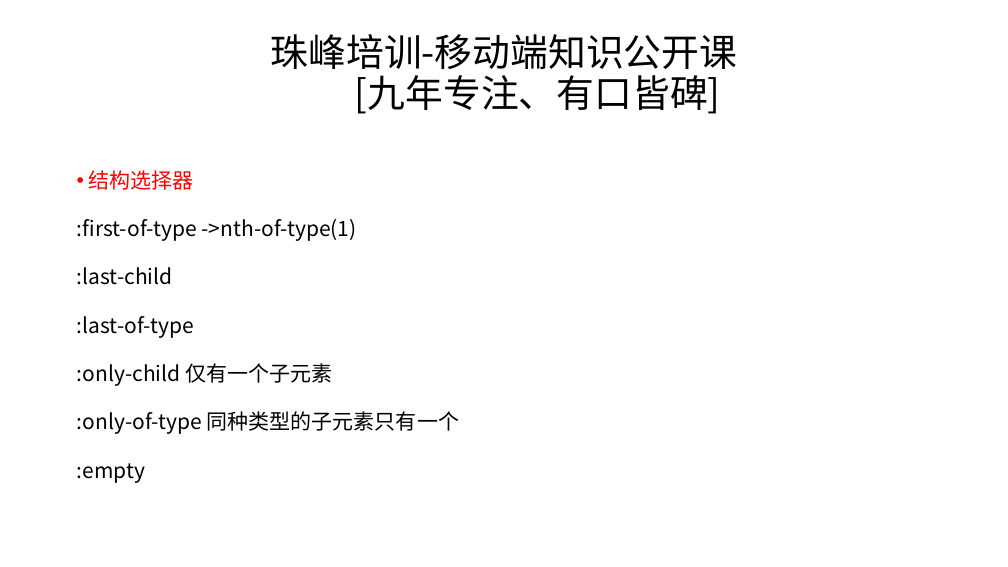
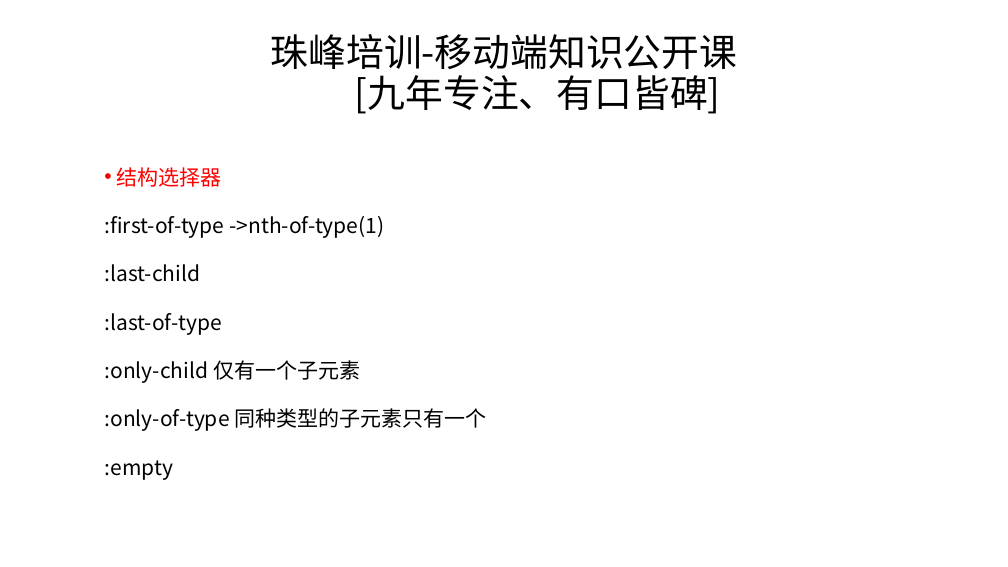
Before and after one commit to tangchao2010/Javascript201716, a slide deck: slide 11 of 7.正式课第七周/2.20180314第二天/移动端.pptx. Drawn at 1008x567 pixels with LibreOffice and Linux fonts; fonts in the diff are those of the drawing; background and template pictures are left out. Boxes give left, top, right and bottom in pixels: in the first picture for what was removed or moved away, otherwise in the second. Text is boxed around its words. In the diff, an @@ line names an element or a change of style, - is before the commit and + after.

```diff
--- a/7.正式课第七周/2.20180314第二天/移动端.pptx
+++ b/7.正式课第七周/2.20180314第二天/移动端.pptx
@@ text "结构选择器" moved from (x1=77, y1=170, x2=459, y2=483) to (x1=104, y1=167, x2=486, y2=480) @@
```
Also in this commit, not shown: 3 other slides changed, 17 other files.
